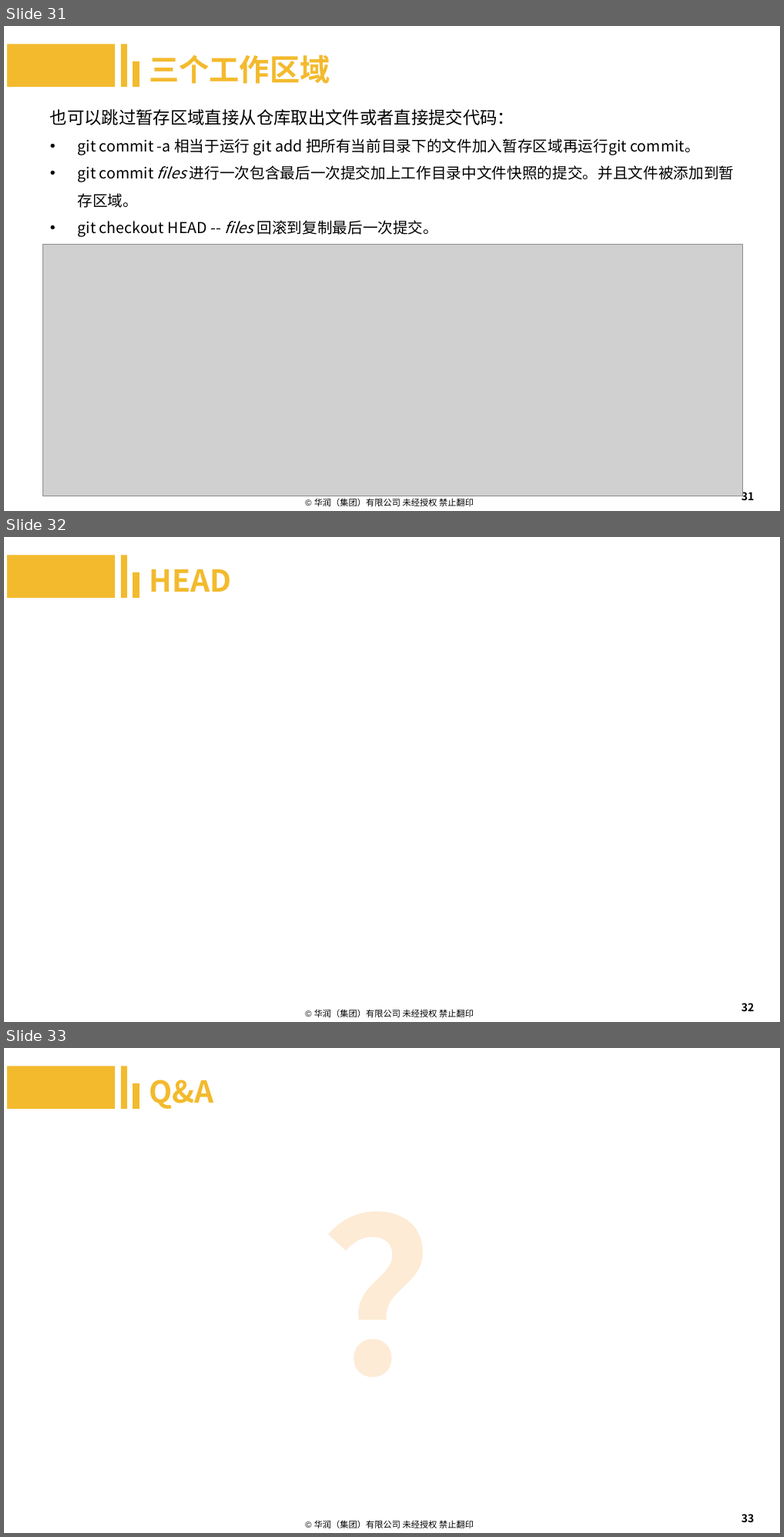
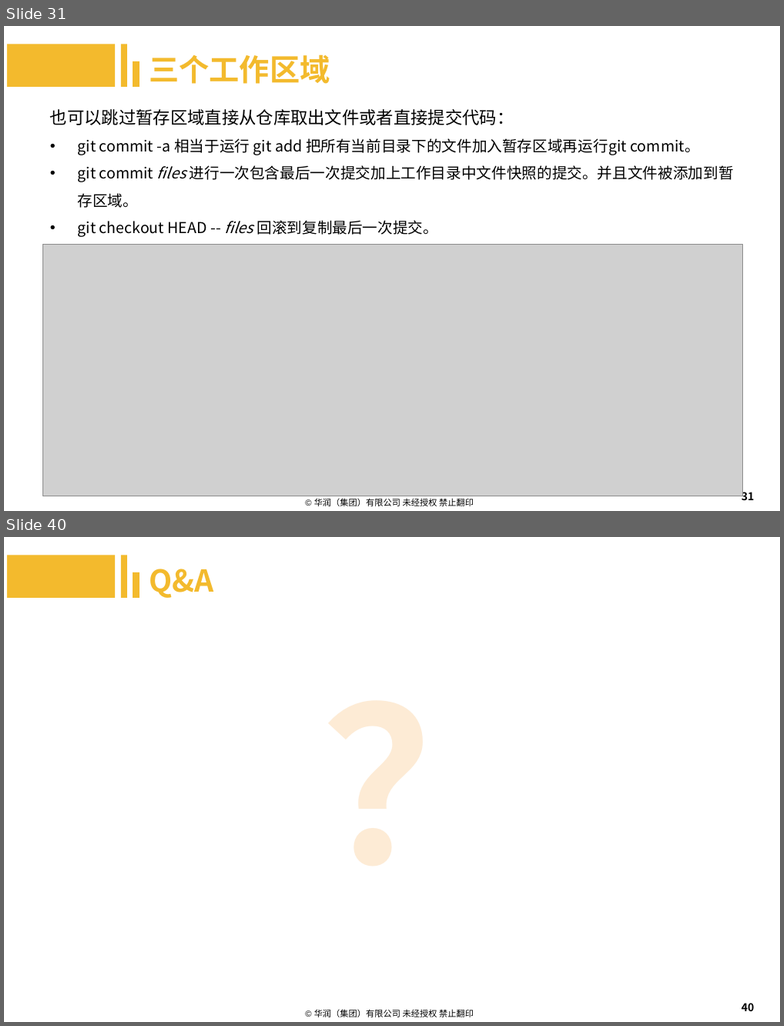
Before and after one commit to machenzhao/git-present, a slide deck: Git.pptx. Shown one above the other, each under a label of ours: slides 31, 32 and 33 before the commit, slides 31 and 40 after it; the slides between them are not shown. The pictures are 784x1537 and 784x1026 pixels, drawn with LibreOffice and Linux fonts; fonts in the diff are those of the drawing; grey boxes stand for pictures; background and template pictures are left out. Boxes give left, top, right and bottom in pixels: in the first picture for what was removed or moved away, otherwise in the second. Text is boxed around its words. In the diff, an @@ line names an element or a change of style, - is before the commit and + after.

```diff
--- a/Git.pptx
+++ b/Git.pptx
@@ slide 32 removed at box(4, 537, 780, 1022), background #FFFFFF; not listed: 1 template element that a slide beside it also shows @@
@@ rectangle removed at box(7, 555, 115, 598) @@
@@ rectangle removed at box(121, 555, 127, 598) @@
@@ rectangle removed at box(133, 572, 140, 599) @@
@@ text removed at box(149, 569, 231, 592) @@
-HEAD
@@ page number removed at box(742, 1003, 754, 1011) @@
-32
@@ what was slide 33 is now slide 40 @@
@@ page number at box(742, 1003, 754, 1011): text changed @@
-33
+40
```
Also in this commit, not shown: 8 slides added.
